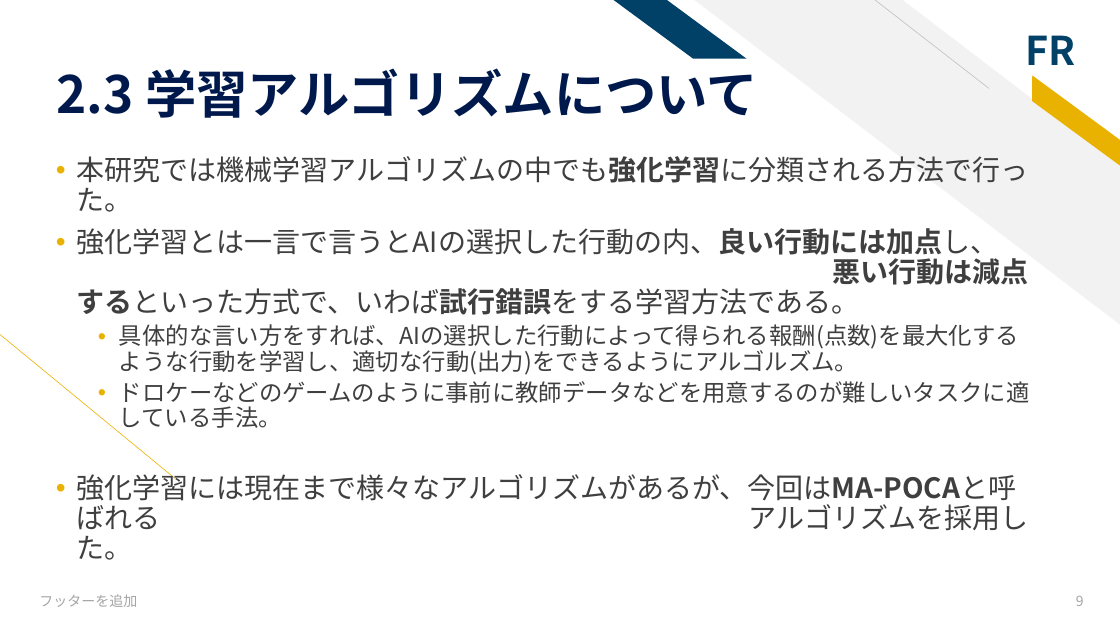
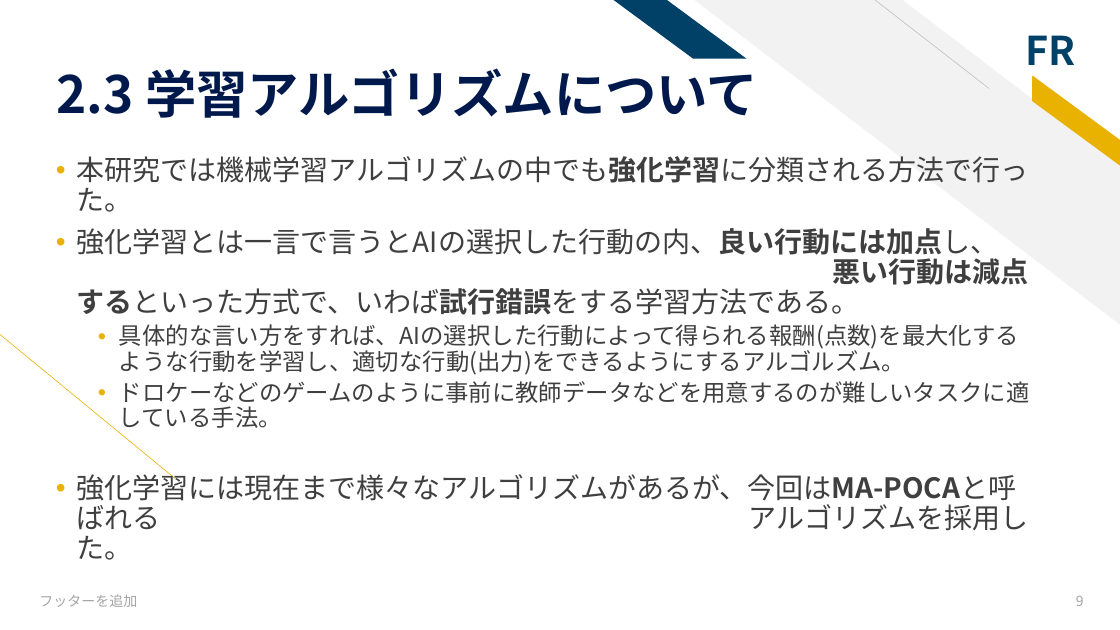
Before and after one commit to tsyu12345/NU-GraduateReport, a slide deck: slide 9 of 卒業研究最終発表.pptx. Drawn at 1120x630 pixels with LibreOffice and Linux fonts; fonts in the diff are those of the drawing. Boxes give left, top, right and bottom in pixels: in the first picture for what was removed or moved away, otherwise in the second. Text is boxed around its words. In the diff, an @@ line names an element or a change of style, - is before the commit and + after.

```diff
--- a/卒業研究最終発表.pptx
+++ b/卒業研究最終発表.pptx
@@ text at [119,324,1019,375]: text changed @@
-  • 具体的な言い方をすれば、AIの選択した行動によって得られる報酬(点数)を最大化するような行動を学習し、適切な行動(出力)をできるようにアルゴルズム。
+  • 具体的な言い方をすれば、AIの選択した行動によって得られる報酬(点数)を最大化するような行動を学習し、適切な行動(出力)をできるようにするアルゴルズム。
```
Also in this commit, not shown: 2 other files.
